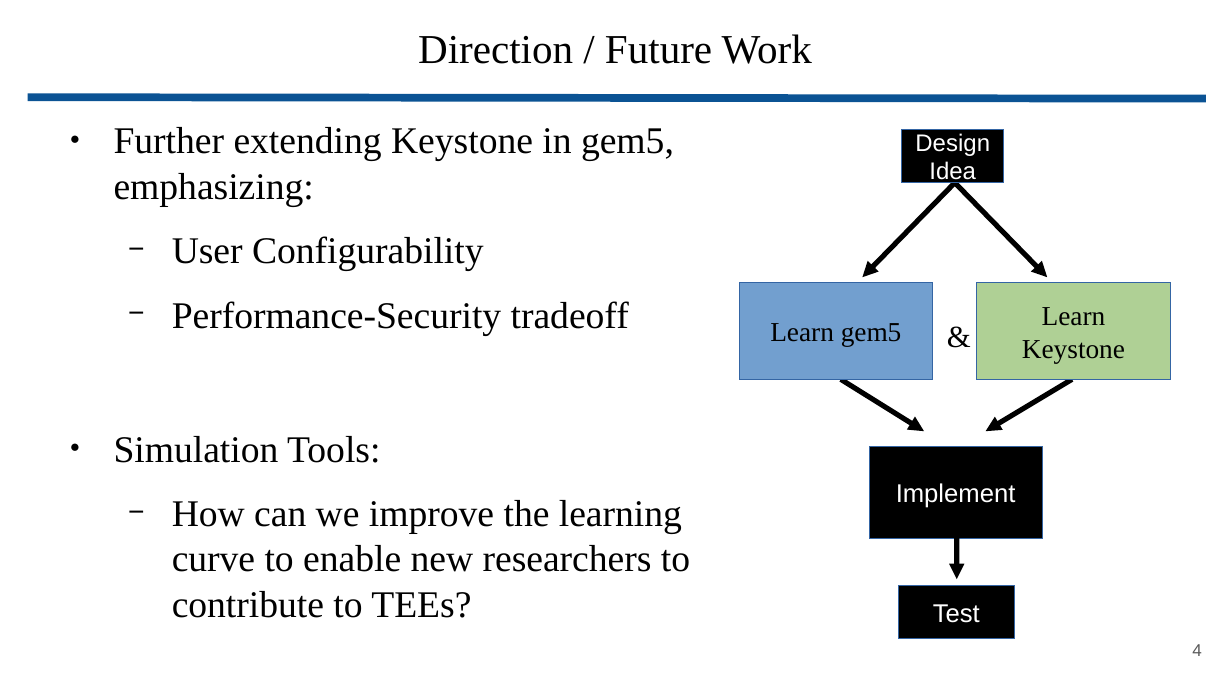
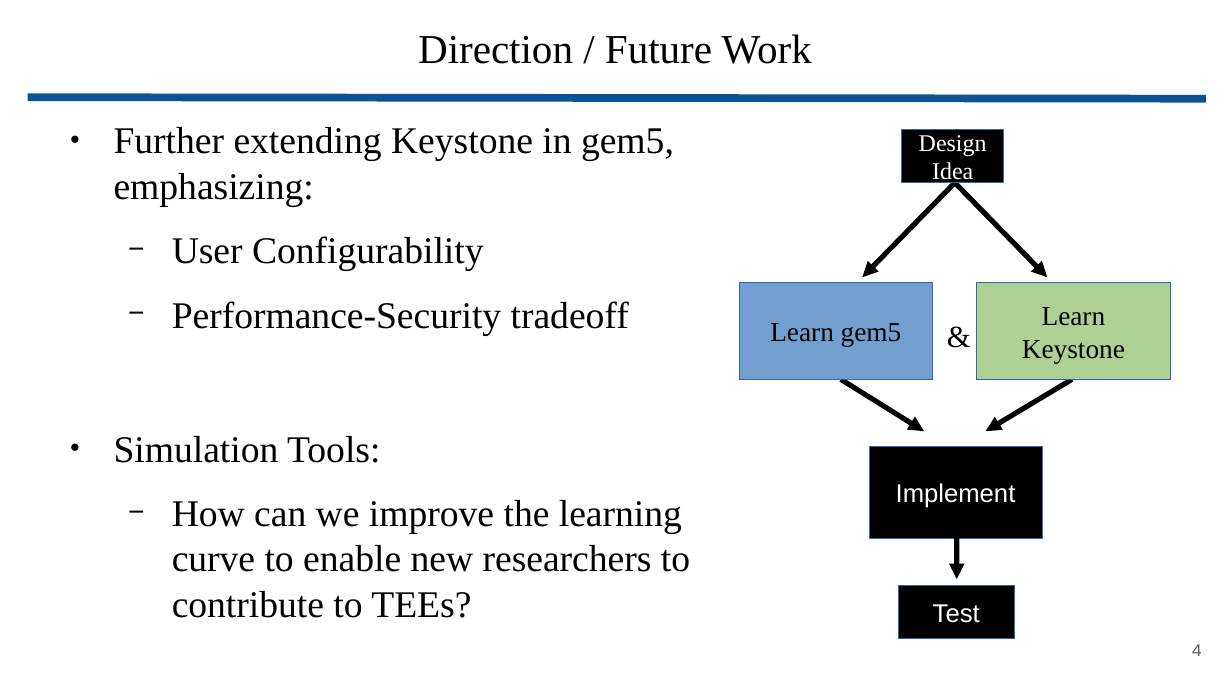
Before and after one commit to wbuz24/grad-research, a slide deck: slide 4 of presentations/YARCH25_lightning.pptx. Drawn at 1232x693 pixels with LibreOffice and Linux fonts; fonts in the diff are those of the drawing. Boxes give left, top, right and bottom in pixels: in the first picture for what was removed or moved away, otherwise in the second. Text is boxed around its words. In the diff, an @@ line names an element or a change of style, - is before the commit and + after.

```diff
--- a/presentations/YARCH25_lightning.pptx
+++ b/presentations/YARCH25_lightning.pptx
@@ rectangle "Design Idea" at box(902, 129, 1003, 182): font Arial to Times New Roman @@
```
Also in this commit, not shown: 2 other slides changed, 1 other file.
